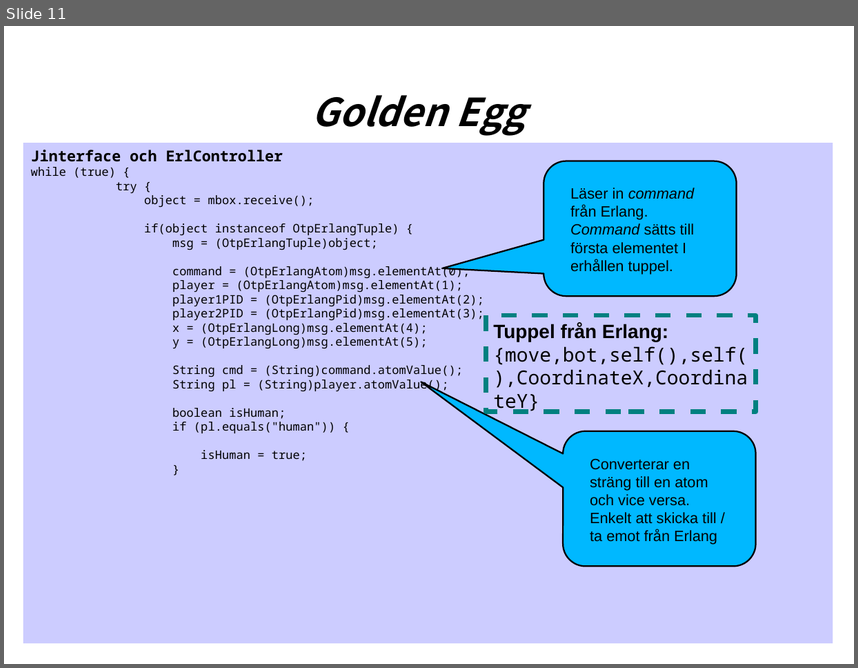
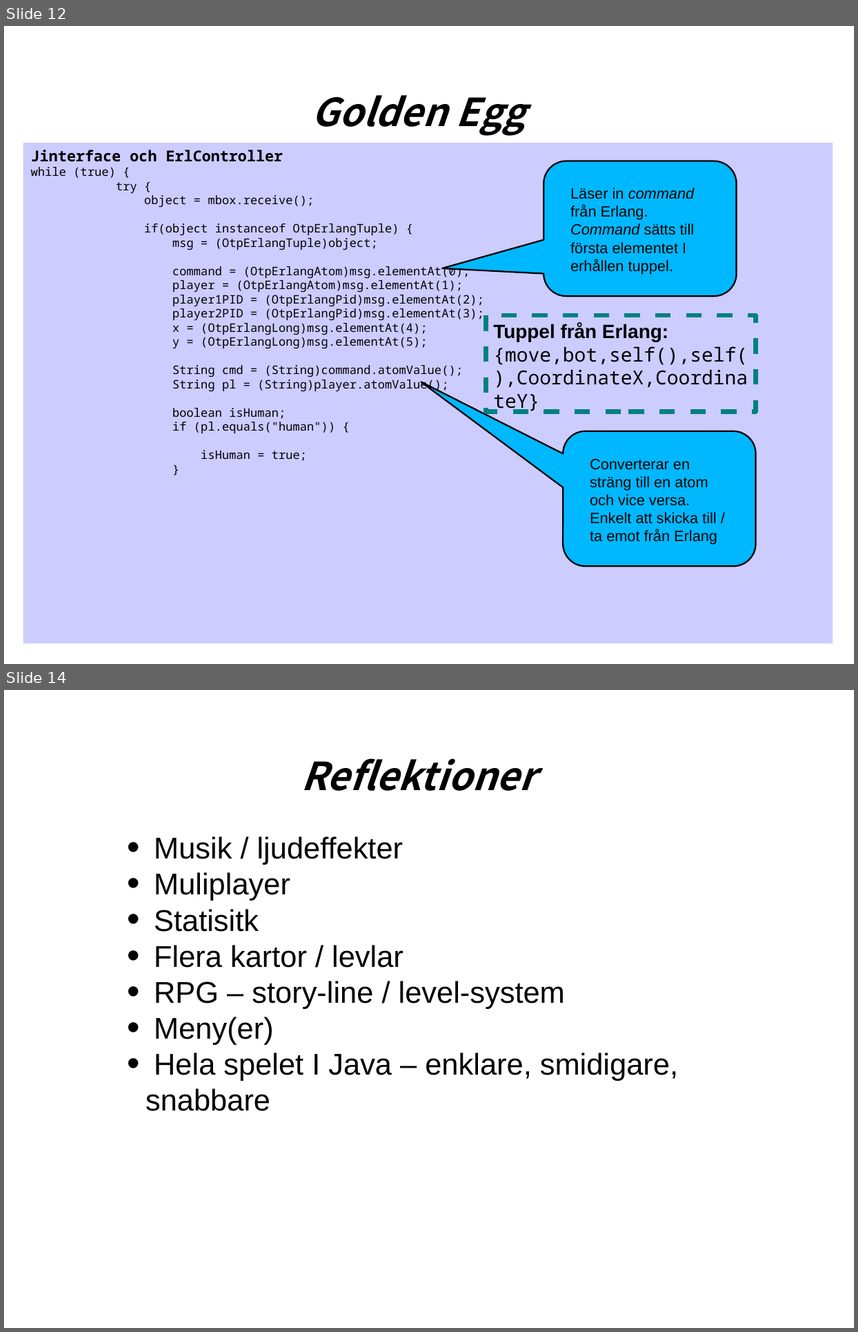
Before and after one commit to isqb/POP, a slide deck: doc/Projektpresentation.odp. Shown one above the other, each under a label of ours: slide 11 before the commit, slides 12 and 14 after it; the slides between them are not shown. The pictures are 858x668 and 858x1332 pixels, drawn with LibreOffice and Linux fonts; fonts in the diff are those of the drawing. Boxes give left, top, right and bottom in pixels: in the first picture for what was removed or moved away, otherwise in the second. Text is boxed around its words. In the diff, an @@ line names an element or a change of style, - is before the commit and + after.

```diff
--- a/doc/Projektpresentation.odp
+++ b/doc/Projektpresentation.odp
@@ slide 14 added at [4,690,854,1328], background #FFFFFF @@
@@ text added at [301,758,535,791], 36 pt, text #000000, bold, italic @@
+Reflektioner
@@ text added at [145,836,678,1111], 28 pt, text #000000 @@
+• Musik / ljudeffekter
+• Muliplayer
+• Statisitk
+• Flera kartor / levlar
+• RPG – story-line / level-system
+• Meny(er)
+• Hela spelet I Java – enklare, smidigare, snabbare
@@ what was slide 11 is now slide 12 @@
```
Also in this commit, not shown: 1 slide changed, 3 other slides added, 1 slide removed.
